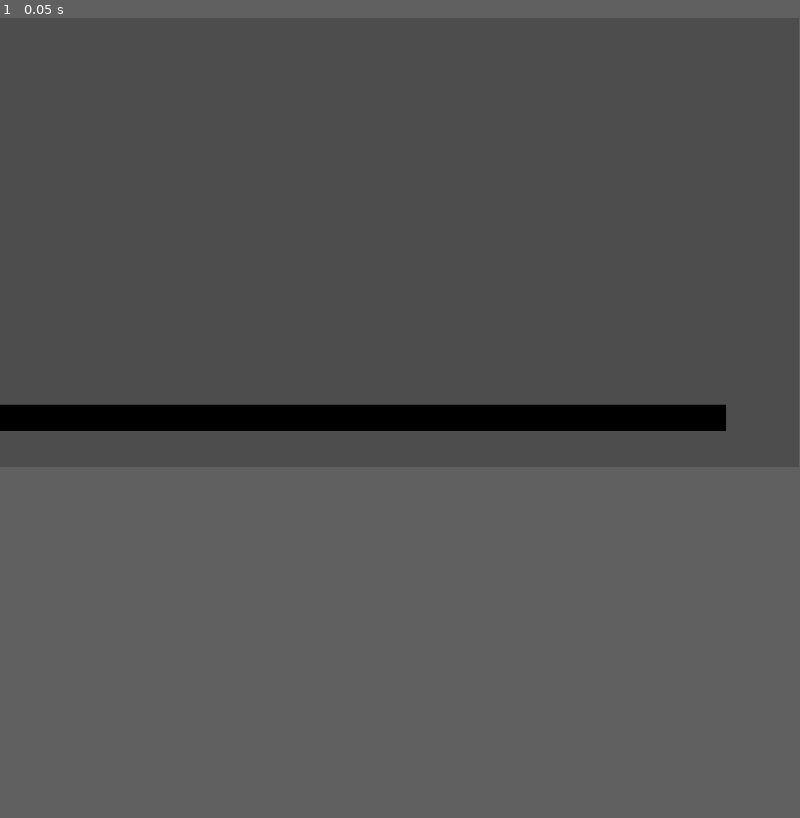
Above: before the commit, frame 1.
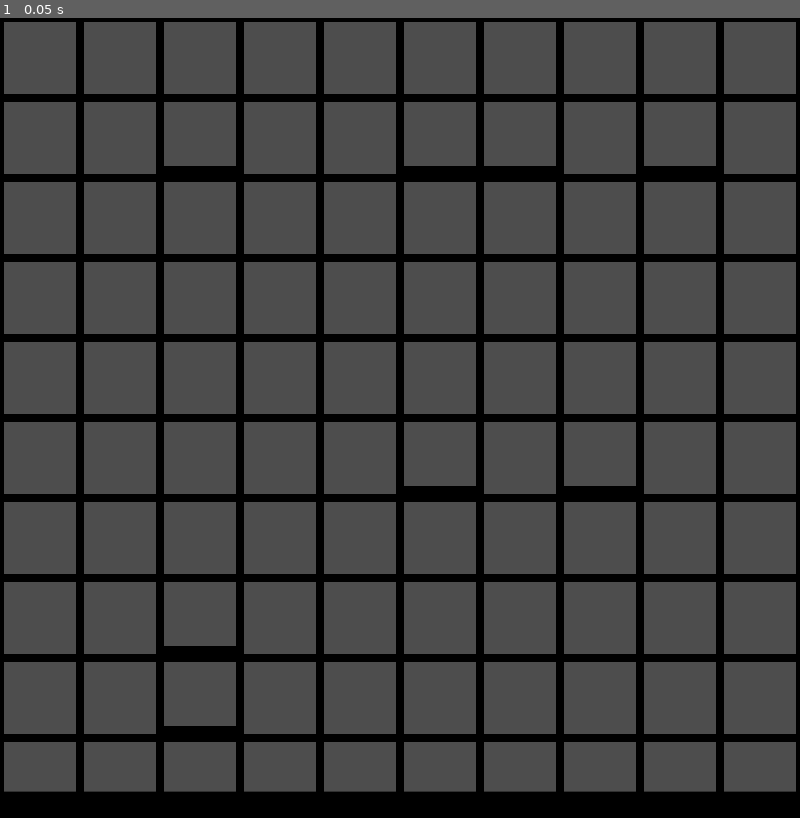
Above: after the commit, the same moment.

Repository: Deiuca/WaveFunctionCollapse
Game: Godot game, scene res://progetto.tscn
Two runs of this game, one before a commit and one after it. Both use one fixed random seed, a clock stepped at 60 frames per second and the inputs below.
Inputs:
- Up to frame 1 (0.05 s): no input
In our replay, the window is 799x449 before the commit and 800x800 after it. These sizes can differ from the game's own. Grey fills any space a smaller window leaves; there, only what the larger window draws over its background counts as a difference.

The runs differ from the first frame. In frame 1, 23% of the frame differs, in the area x 0-100%, y 0-100%.

Commit message:
Base e Prefab iniziali competato

Diff:
--- a/Componenti/componente_pavimento.tscn
+++ b/Componenti/componente_pavimento.tscn
@@ -5,4 +5,5 @@
 
 [node name="Componente" instance=ExtResource("1_w24m6")]
 texture = ExtResource("2_wei70")
+centered = false
 bordi = ["", "P", "P", "M"]
--- a/Generatore_livello.gd
+++ b/Generatore_livello.gd
@@ -25,6 +25,8 @@
 
 	#Recupera PreFab
 	tipi_celle = $Prefab_Utilizzati.get_children()
+
+	#Crea Prefab inversi
 	$Prefab_Utilizzati.add_child($Prefab_Utilizzati/Room_Entrace.ritorna_inverso_flip_h("_Dx"))
 	$Prefab_Utilizzati.add_child($Prefab_Utilizzati/Room_Alta_Entrace.ritorna_inverso_flip_h("_Dx"))
 
@@ -34,8 +36,8 @@
 	var cell_scale = Vector2((windows_size.x/dim_txture.x)/self.width, (windows_size.y/dim_txture.y)/self.height)
 
 	#Popolo array Celle e set posizioni
-	for ih in self.height:
-		for iw in self.width:
+	for ih in range(self.height):
+		for iw in range(self.width):
 			var istanza = Cella.new()
 			istanza.position = Vector2(iw*dim_txture.x*cell_scale.x, ih*dim_txture.y*cell_scale.y)
 			istanza.scale = cell_scale
@@ -71,7 +73,10 @@
 		if (indx+(self.width)) < self.celle.size() and (indx+(self.width))/self.width == (indx+(self.width+1))/self.width:
 			cella.vicini[7] = self.celle[indx+(self.width+1)]
 
-	#TODO : Collassa at random
+	#Collassa at random in pavimento
+	for i in range(0, 8):
+		var randIndx = randomGenerator.randi_range(self.width, (self.width*self.height)-self.width)
+		self.celle[randIndx].set_prefab($Prefab_Utilizzati/Pavimento)
 
 	#Collassa Pavimento
 	for e in range((self.width*self.height)-self.width, (self.width*self.height)):
--- a/PreFabbricati/prefab_HiToLo_pavimento.tscn
+++ b/PreFabbricati/prefab_HiToLo_pavimento.tscn
@@ -7,4 +7,5 @@
 pavimento = NodePath("Componente")
 
 [node name="Componente" parent="." index="0" instance=ExtResource("2_7vlkb")]
-position = Vector2(0, 7)
+position = Vector2(0, 13)
+centered = false
--- a/PreFabbricati/prefab_LoToHi_pavimento.tscn
+++ b/PreFabbricati/prefab_LoToHi_pavimento.tscn
@@ -7,4 +7,4 @@
 pavimento = NodePath("Componente")
 
 [node name="Componente" parent="." index="0" instance=ExtResource("2_fr3s0")]
-position = Vector2(0, 7)
+position = Vector2(10, 16)
--- a/PreFabbricati/prefab_pavimento.tscn
+++ b/PreFabbricati/prefab_pavimento.tscn
@@ -7,4 +7,4 @@
 pavimento = NodePath("Componente")
 
 [node name="Componente" parent="." index="0" instance=ExtResource("2_hm41a")]
-position = Vector2(0, 9)
+position = Vector2(0, 17)
--- a/PreFabbricati/prefab_pavimento_alto.tscn
+++ b/PreFabbricati/prefab_pavimento_alto.tscn
@@ -7,4 +7,4 @@
 pavimento = NodePath("Componente")
 
 [node name="Componente" parent="." index="0" instance=ExtResource("2_khr35")]
-position = Vector2(0, 6)
+position = Vector2(10, 15)
--- a/PreFabbricati/prefab_room.tscn
+++ b/PreFabbricati/prefab_room.tscn
@@ -9,7 +9,7 @@
 pavimento = NodePath("Componente2")
 
 [node name="Componente" parent="." index="0" instance=ExtResource("2_i7nv2")]
-position = Vector2(0, -9)
+position = Vector2(10, 2)
 
 [node name="Componente2" parent="." index="1" instance=ExtResource("3_0w515")]
-position = Vector2(0, 9)
+position = Vector2(10, 18)
--- a/PreFabbricati/prefab_room_alta.tscn
+++ b/PreFabbricati/prefab_room_alta.tscn
@@ -9,7 +9,7 @@
 pavimento = NodePath("Componente2")
 
 [node name="Componente" parent="." index="0" instance=ExtResource("2_yns6h")]
-position = Vector2(0, 6)
+position = Vector2(10, 15)
 
 [node name="Componente2" parent="." index="1" instance=ExtResource("3_62c3u")]
-position = Vector2(0, -9)
+position = Vector2(10, 2)
--- a/PreFabbricati/prefab_room_alta_entrace_Sx.tscn
+++ b/PreFabbricati/prefab_room_alta_entrace_Sx.tscn
@@ -9,7 +9,7 @@
 pavimento = NodePath("Componente2")
 
 [node name="Componente" parent="." index="0" instance=ExtResource("2_55516")]
-position = Vector2(0, -6)
+position = Vector2(10, 4)
 
 [node name="Componente2" parent="." index="1" instance=ExtResource("3_qg41s")]
-position = Vector2(0, 6)
+position = Vector2(10, 15)
--- a/PreFabbricati/prefab_room_entrace.tscn
+++ b/PreFabbricati/prefab_room_entrace.tscn
@@ -9,7 +9,7 @@
 pavimento = NodePath("Componente2")
 
 [node name="Componente" parent="." index="0" instance=ExtResource("2_jikcb")]
-position = Vector2(0, -6)
+position = Vector2(10, 4)
 
 [node name="Componente2" parent="." index="1" instance=ExtResource("3_7yfrt")]
-position = Vector2(0, 9)
+position = Vector2(10, 18)
--- a/PreFabbricati/prefab_room_entrace_Dx.tscn
+++ b/PreFabbricati/prefab_room_entrace_Dx.tscn
@@ -9,7 +9,7 @@
 pavimento = NodePath("Componente2")
 
 [node name="Componente" parent="." index="0" instance=ExtResource("2_vtay7")]
-position = Vector2(0, -6)
+position = Vector2(10, 4)
 
 [node name="Componente2" parent="." index="1" instance=ExtResource("3_8jr7p")]
-position = Vector2(0, 9)
+position = Vector2(10, 18)
--- a/Scripts/GeneratoreLivello/Cella.gd
+++ b/Scripts/GeneratoreLivello/Cella.gd
@@ -18,4 +18,6 @@
 func set_prefab(prefab : PreFab):
 	get_child(0).queue_free()
 	self.preFab = prefab.duplicate()
+	self.preFab.centered = false
+	self.preFab.position = Vector2(0,0)
 	add_child(self.preFab)
--- a/generatore_livello.tscn
+++ b/generatore_livello.tscn
@@ -17,20 +17,29 @@
 [node name="Prefab_Utilizzati" type="Node2D" parent="."]
 visible = false
 
-[node name="Room_Entrace" parent="Prefab_Utilizzati" instance=ExtResource("10_k24av")]
-
 [node name="HiToLo_pavimento" parent="Prefab_Utilizzati" instance=ExtResource("2_4ym07")]
+position = Vector2(138.387, 236.505)
 
 [node name="LoToHi_pavimento" parent="Prefab_Utilizzati" instance=ExtResource("3_aswnu")]
+position = Vector2(138.387, 236.505)
+
+[node name="Pavimento_Alto" parent="Prefab_Utilizzati" instance=ExtResource("5_yqlbq")]
+position = Vector2(138.387, 236.505)
+
+[node name="Room" parent="Prefab_Utilizzati" instance=ExtResource("6_584et")]
+position = Vector2(138.387, 236.505)
+
+[node name="Room_Alta" parent="Prefab_Utilizzati" instance=ExtResource("7_bwj21")]
+position = Vector2(138.387, 236.505)
+
+[node name="Room_Alta_Entrace" parent="Prefab_Utilizzati" instance=ExtResource("8_m0idp")]
+position = Vector2(138.387, 236.505)
+
+[node name="Room_Entrace" parent="Prefab_Utilizzati" instance=ExtResource("10_k24av")]
+position = Vector2(138.387, 236.505)
+
+[node name="Prefab" parent="Prefab_Utilizzati" instance=ExtResource("9_14naa")]
+position = Vector2(138.387, 236.505)
 
 [node name="Pavimento" parent="Prefab_Utilizzati" instance=ExtResource("4_1rx0g")]
-
-[node name="Pavimento_Alto" parent="Prefab_Utilizzati" instance=ExtResource("5_yqlbq")]
-
-[node name="Room" parent="Prefab_Utilizzati" instance=ExtResource("6_584et")]
-
-[node name="Room_Alta" parent="Prefab_Utilizzati" instance=ExtResource("7_bwj21")]
-
-[node name="Room_Alta_Entrace" parent="Prefab_Utilizzati" instance=ExtResource("8_m0idp")]
-
-[node name="Prefab" parent="Prefab_Utilizzati" instance=ExtResource("9_14naa")]
+position = Vector2(138.387, 236.505)
--- a/prefab.tscn
+++ b/prefab.tscn
@@ -5,4 +5,5 @@
 
 [node name="Prefab" type="Sprite2D" groups=["PreFab"]]
 texture = ExtResource("1_0n7k2")
+centered = false
 script = ExtResource("1_gx54l")
--- a/progetto.tscn
+++ b/progetto.tscn
@@ -5,6 +5,6 @@
 [node name="Progetto" type="Node2D"]
 
 [node name="Generatore Livello" parent="." instance=ExtResource("1_sds8f")]
-position = Vector2(10, 10)
-width = 5
-height = 5
+position = Vector2(2.08165e-12, 2.08165e-12)
+width = 10
+height = 10
--- a/project.godot
+++ b/project.godot
@@ -15,6 +15,11 @@
 config/features=PackedStringArray("4.2", "Forward Plus")
 config/icon="res://icon.svg"
 
+[display]
+
+window/size/viewport_width=1000
+window/size/viewport_height=1000
+
 [rendering]
 
 textures/canvas_textures/default_texture_filter=0
Binary file changed: Textures/Prefab/prefab_base.png
